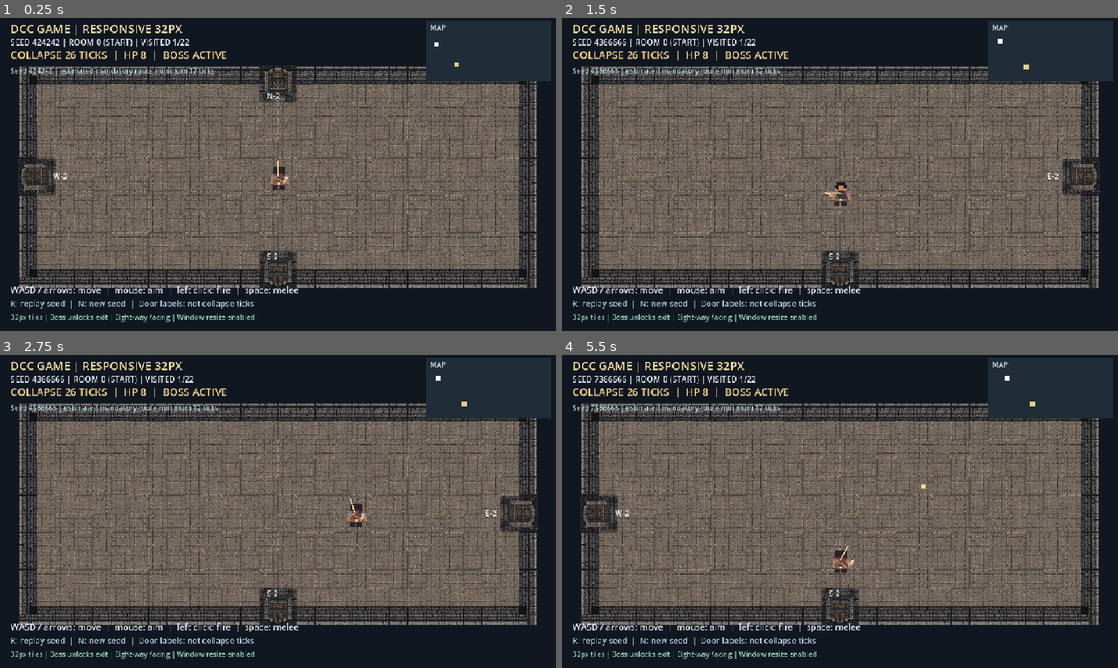
Above: before the commit, frames 1-4 (two rows, left to right).
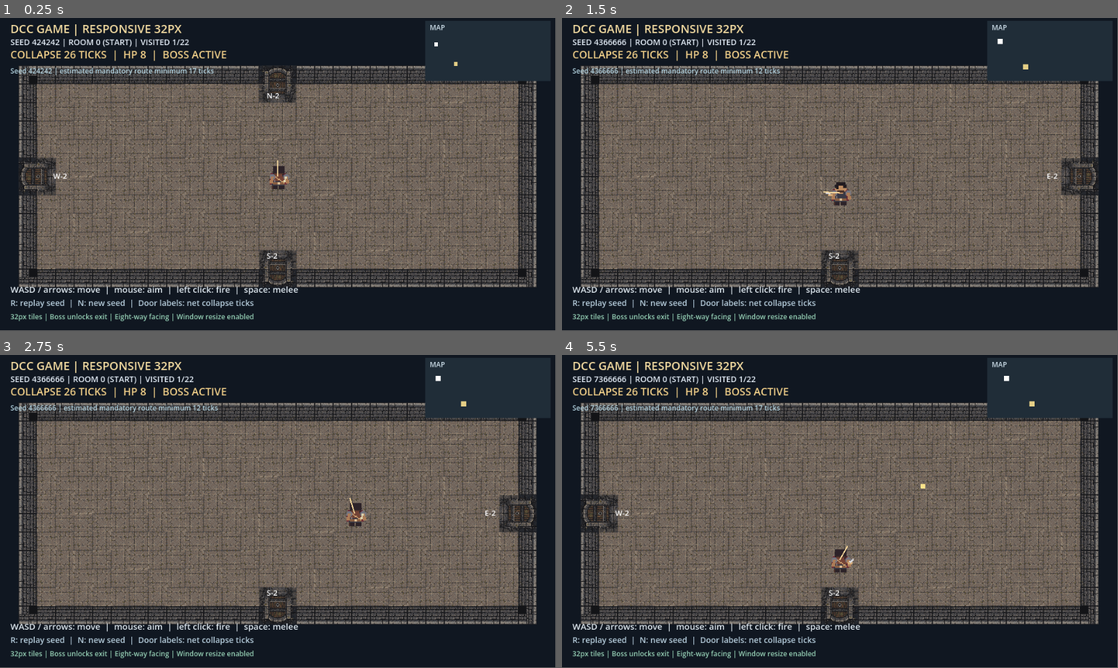
Above: after the commit, the same moments.

Repository: DrFlGd/DCC-Game
Game: Godot game, scene res://scenes/Main.tscn
Same seed, same stepped clock (60 frames per second), same inputs: the game is played once before the commit and once after it.
Inputs (mouse positions are in pixels of both pictures, inside the frame that each line leads up to):
- Up to frame 1 (0.25 s): no input
- Up to frame 2 (1.5 s): tap Enter at 0.5 s; move the mouse to (962, 158) at 0.52 s; hold D 0.53-1.28 s; tap R at 0.6 s; click (962, 158) at 0.67 s; tap Space at 0.77 s; move the mouse to (728, 190) at 1.27 s; hold S from 1.28 s (still down); tap N at 1.35 s
- Up to frame 3 (2.75 s): tap Space at 1.52 s; move the mouse to (333, 442) at 2.02 s; release S at 2.03 s; hold D from 2.03 s (still down); tap R at 2.1 s
- Up to frame 4 (5.5 s): move the mouse to (812, 574) at 2.77 s; release D at 2.78 s; hold W 2.78-3.53 s; tap N at 2.85, 4.35 s; click (812, 574) at 2.92 s; tap Space at 3.02, 3.77, 4.52 s; move the mouse to (1006, 558) at 3.52 s; hold A 3.53-5.03 s; tap R at 3.6, 5.1 s; move the mouse to (673, 464) at 4.27 s; move the mouse to (867, 511) at 5.02 s; hold S from 5.03 s (still down); click (867, 511) at 5.17 s
In our replay, the window is 800x450 before the commit and 799x449 after it. These sizes can differ from the game's own. Grey fills any space a smaller window leaves; there, only what the larger window draws over its background counts as a difference.

The runs differ from the first frame. In frame 1, 21% of the frame differs, in the area x 1-97%, y 2-98%; in frame 2, 21%; in frame 3, 21%; in frame 4, 21%.

Commit message:
feat(display): enable truly resizable Godot viewport with minimum playable window

Diff:
--- a/game/project.godot
+++ b/game/project.godot
@@ -10,7 +10,10 @@
 [display]
 window/size/viewport_width=960
 window/size/viewport_height=540
-window/stretch/mode="canvas_items"
+window/stretch/mode="disabled"
+window/size/resizable=true
+window/size/min_width=720
+window/size/min_height=480
 
 [rendering]
 renderer/rendering_method="gl_compatibility"
